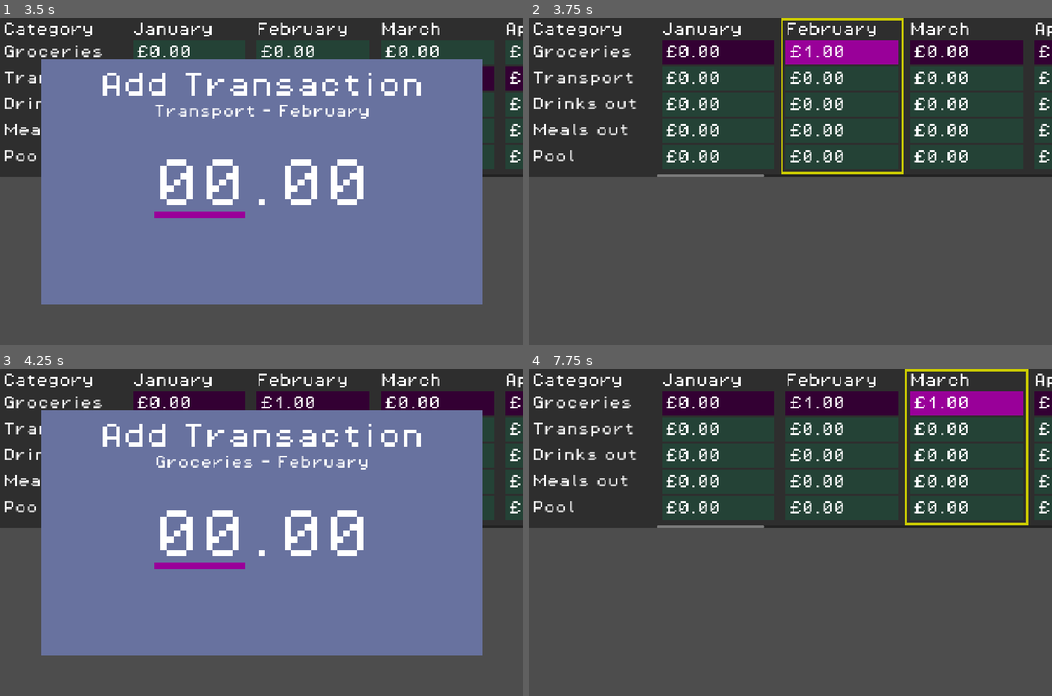
Above: before the commit, frames 1-4 (two rows, left to right).
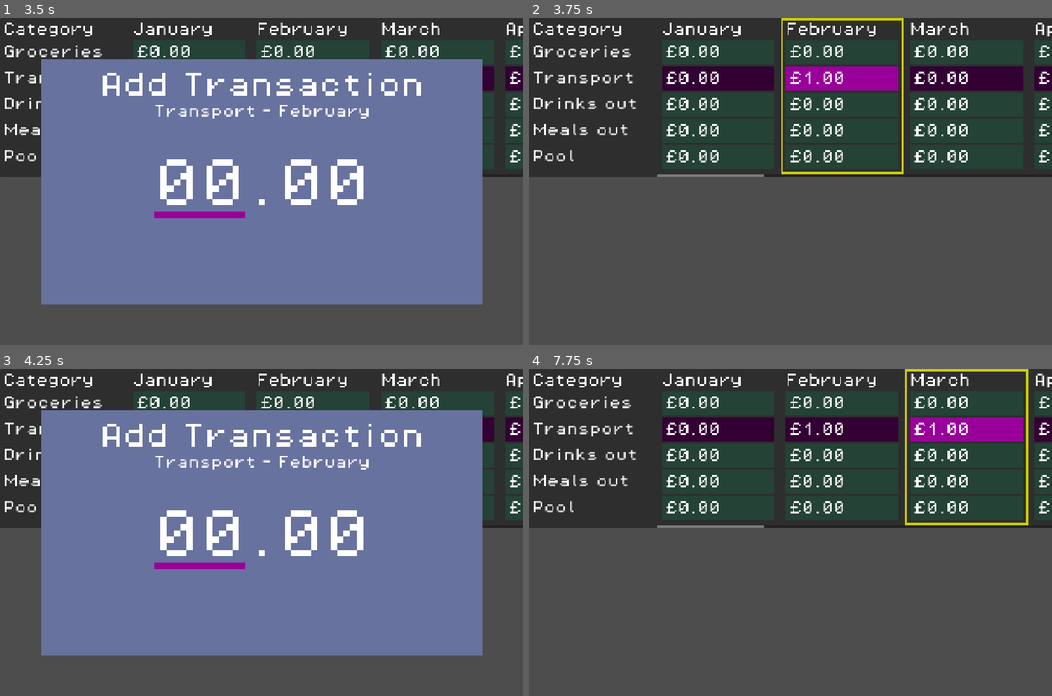
Above: after the commit, the same moments.

Repository: phrasmotica/budget-visualiser
Game: Godot game, scene res://scenes/ui/spreadsheet_ui/spreadsheet_ui.tscn
Same seed, same stepped clock (60 frames per second), same inputs: the game is played once before the commit and once after it. This scene is started directly instead of the project's main scene.
Inputs:
- Up to frame 1 (3.5 s): tap Enter (ui_accept) at 0.5, 0.77, 1.25, 1.52, 2, 2.75, 3.02 s; hold Right (ui_right) 0.53-1.28 s; tap Shift (bulk_modifier) every 0.75 s from 0.6 to 2.85 s; hold Down (ui_down) 1.28-2.03 s; hold Right (ui_right) 2.03-2.78 s; hold Up (ui_up) from 2.78 s (still down)
- Up to frame 2 (3.75 s): tap Enter (ui_accept) at 3.5 s; release Up (ui_up) at 3.53 s; hold Left (ui_left) from 3.53 s (still down); tap Shift (bulk_modifier) at 3.6 s
- Up to frame 3 (4.25 s): keep holding Left (ui_left); tap Enter (ui_accept) at 3.77 s
- Up to frame 4 (7.75 s): tap Enter (ui_accept) at 4.25, 4.52, 6.02, 6.77, 7.52 s; tap Shift (bulk_modifier) every 0.75 s from 4.35 to 7.35 s; release Left (ui_left) at 5.03 s; hold Down (ui_down) 5.03-5.78 s; hold Right (ui_right) 5.78-6.53 s; hold Up (ui_up) 6.53-7.28 s; hold Right (ui_right) from 7.28 s (still down)

Frame 1 is identical in both runs. In frame 2, 9.4% of the frame differs, in the area x 25-100%, y 6-23%; in frame 3, 4.5%; in frame 4, 9.5%.

Commit message:
Disable the constituent MonthGrids while YearGrid is disabled

Diff:
--- a/scenes/ui/month_grid/month_grid.gd
+++ b/scenes/ui/month_grid/month_grid.gd
@@ -2,8 +2,7 @@
 class_name MonthGrid
 extends PanelContainer
 
-# TODO: add a disable state, for when the amount entry modal is visible
-enum State { IDLE, HIGHLIGHTED, EDITING }
+enum State { DISABLED, IDLE, HIGHLIGHTED, EDITING }
 
 @export
 var month: BudgetMonth:
@@ -31,7 +30,7 @@
 
 	_index_tracker = IndexTracker.new(cell_manager.count() - 1)
 
-	switch_state(MonthGrid.State.IDLE)
+	switch_state(MonthGrid.State.DISABLED)
 
 func switch_state(state: State, state_data := MonthGridStateData.new()) -> void:
 	if _current_state != null:
@@ -54,6 +53,14 @@
 	if appearance:
 		appearance.set_month_name(month.name if month else "")
 
+func enable() -> void:
+	if _current_state:
+		_current_state.enable()
+
+func disable() -> void:
+	if _current_state:
+		_current_state.disable()
+
 func highlight() -> void:
 	if _current_state:
 		_current_state.highlight()
--- a/scenes/ui/month_grid/month_grid_state_factory.gd
+++ b/scenes/ui/month_grid/month_grid_state_factory.gd
@@ -4,6 +4,7 @@
 
 func _init() -> void:
 	states = {
+		MonthGrid.State.DISABLED: MonthGridStateDisabled,
 		MonthGrid.State.IDLE: MonthGridStateIdle,
 		MonthGrid.State.HIGHLIGHTED: MonthGridStateHighlighted,
 		MonthGrid.State.EDITING: MonthGridStateEditing,
--- a/scenes/ui/month_grid/states/month_grid_state.gd
+++ b/scenes/ui/month_grid/states/month_grid_state.gd
@@ -25,6 +25,12 @@
 ) -> void:
 	state_transition_requested.emit(new_state, state_data)
 
+func enable() -> void:
+	pass
+
+func disable() -> void:
+	pass
+
 func highlight() -> void:
 	pass
 
--- /dev/null
+++ b/scenes/ui/month_grid/states/month_grid_state_disabled.gd
@@ -0,0 +1,13 @@
+class_name MonthGridStateDisabled
+extends MonthGridState
+
+func _enter_tree() -> void:
+	print("%s is now disabled" % _month_grid.name)
+
+	_month_grid.theme_type_variation = "IdleMonthGridContainer"
+
+	if _cell_manager.count() > 0:
+		_cell_manager.dim(_index_tracker.current())
+
+func enable() -> void:
+	transition_state(MonthGrid.State.IDLE)
--- a/scenes/ui/month_grid/states/month_grid_state_idle.gd
+++ b/scenes/ui/month_grid/states/month_grid_state_idle.gd
@@ -25,5 +25,8 @@
 func _on_move_up() -> void:
 	_cell_manager.dim(_index_tracker.previous())
 
+func disable() -> void:
+	transition_state(MonthGrid.State.DISABLED)
+
 func highlight() -> void:
 	transition_state(MonthGrid.State.HIGHLIGHTED)
--- a/scenes/ui/year_grid/month_grid_manager.gd
+++ b/scenes/ui/year_grid/month_grid_manager.gd
@@ -9,16 +9,26 @@
 signal highlighted_grid_changed(grid: MonthGrid)
 
 func highlight(index: int) -> void:
+	if index < 0 or index > month_grids.size() - 1:
+		print("Cannot highlight MonthGrid at invalid index %d!" % index)
+		return
+
 	_highlighted_index = index
 
-	_refresh()
+	for i in month_grids.size():
+		month_grids[i].enable()
 
-	# TODO: ensure the index is valid for the list of grids
+		if i == _highlighted_index:
+			month_grids[i].highlight()
+		else:
+			month_grids[i].unhighlight()
+
 	highlighted_grid_changed.emit(month_grids[index])
 
 func pause() -> void:
 	for i in month_grids.size():
 		month_grids[i].unhighlight()
+		month_grids[i].disable()
 
 func inject_amount(amount: float) -> void:
 	for m in month_grids:
@@ -28,13 +38,6 @@
 func inject_budget(data: BudgetData) -> void:
 	for m in month_grids:
 		m.inject_budget(data)
-
-func _refresh() -> void:
-	for i in month_grids.size():
-		if i == _highlighted_index:
-			month_grids[i].highlight()
-		else:
-			month_grids[i].unhighlight()
 
 func count() -> int:
 	return month_grids.size()
Not shown, added: scenes/ui/month_grid/states/month_grid_state_disabled.gd.uid
